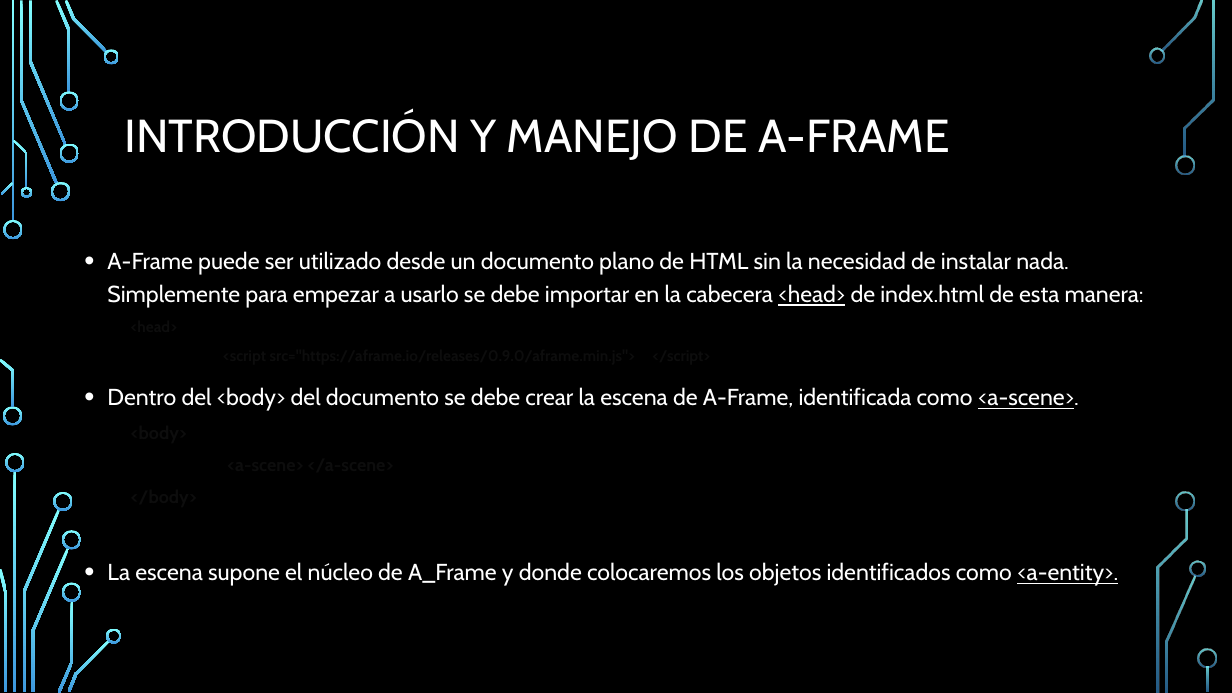
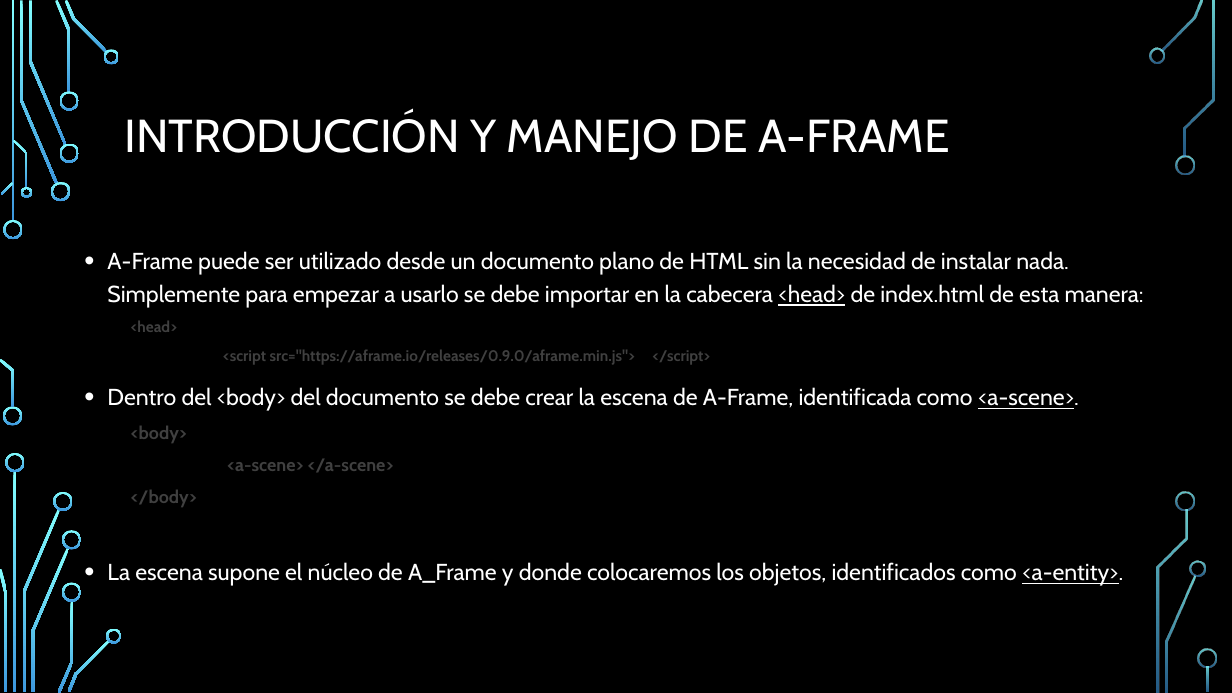
Before and after one commit to jonyB0B/MemoriaTFG-JonatanSantanaPero, a slide deck: slide 4 of Talleres/Taller2.pptx. Drawn at 1232x693 pixels with LibreOffice and Linux fonts; fonts in the diff are those of the drawing; background and template pictures are left out. Boxes give left, top, right and bottom in pixels: in the first picture for what was removed or moved away, otherwise in the second. Text is boxed around its words. In the diff, an @@ line names an element or a change of style, - is before the commit and + after.

Commit message:
Taller 2 finished / A-Frame added

```diff
--- a/Talleres/Taller2.pptx
+++ b/Talleres/Taller2.pptx
@@ text at box(131, 321, 710, 507): text colour #0D0D0D to #404040 in "<head>", "<script src="https://aframe.io/releases/0.9.0/aframe.min.js" ...", "<body>", "<a-scene> </a-scene>" and 1 more places @@
@@ text at box(107, 562, 1123, 586): text changed @@
-• La escena supone el núcleo de A_Frame y donde colocaremos los objetos identificados como <a-entity>.
+• La escena supone el núcleo de A_Frame y donde colocaremos los objetos, identificados como <a-entity>.
```
Also in this commit, not shown: 6 other slides changed, 46 other files.
